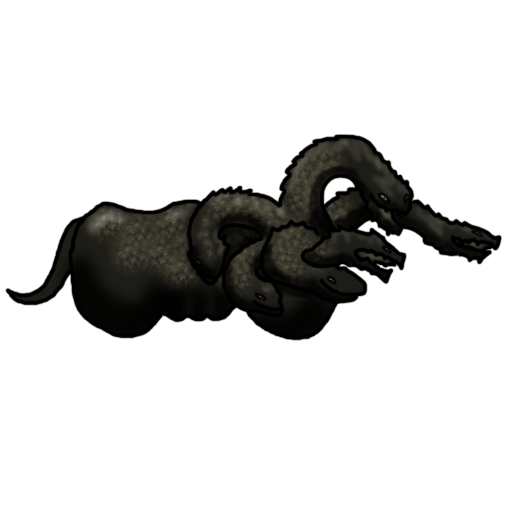
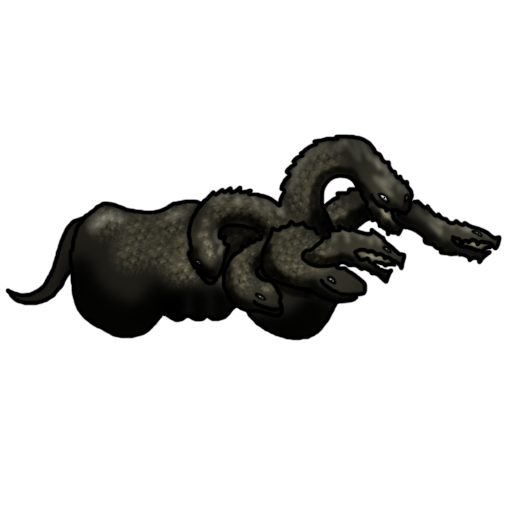
Comparing the layer stacks of the two (512, 512) images. Changes:
painted on "Layer 3" over <box>165,140,497,318</box>
